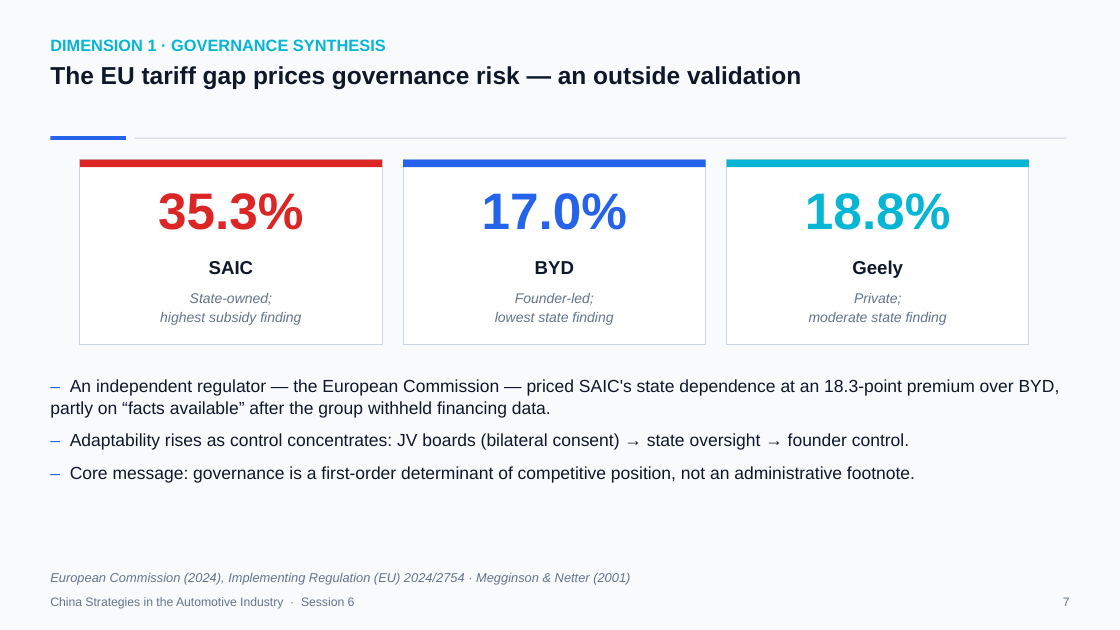
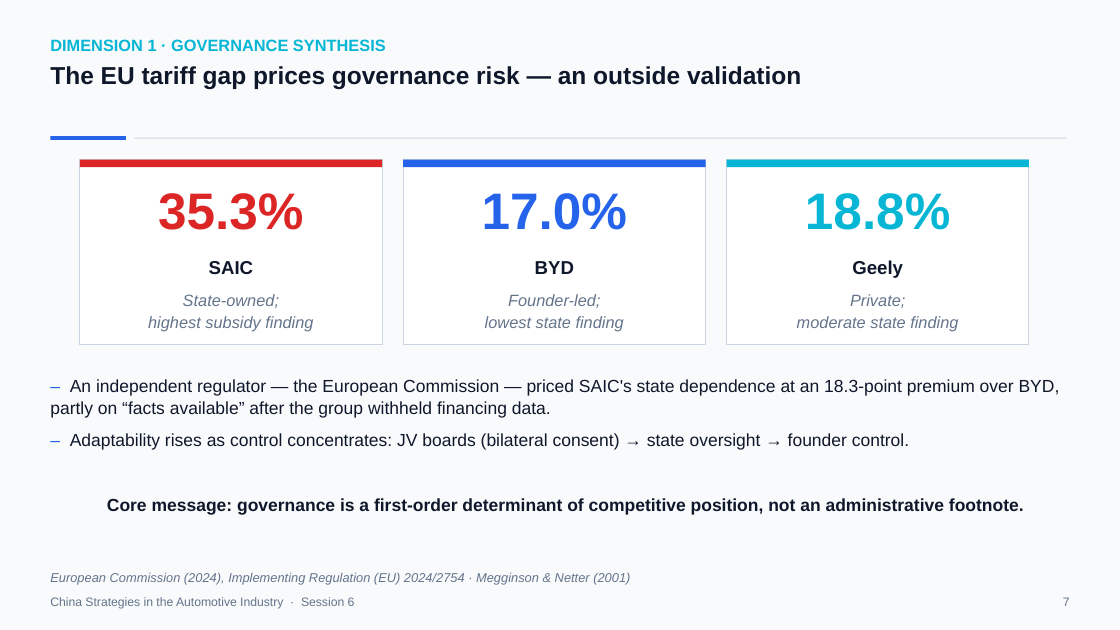
Before and after one commit to mickeymousehacker/CHINA-seminar-paper, a slide deck: slide 7 of research/presentation/China-Strategies-Presentation-FINAL.pptx. Drawn at 1120x630 pixels with LibreOffice and Linux fonts; fonts in the diff are those of the drawing. Boxes give left, top, right and bottom in pixels: in the first picture for what was removed or moved away, otherwise in the second. Text is boxed around its words. In the diff, an @@ line names an element or a change of style, - is before the commit and + after.

```diff
--- a/research/presentation/China-Strategies-Presentation-FINAL.pptx
+++ b/research/presentation/China-Strategies-Presentation-FINAL.pptx
@@ size 12 to 14 pt in 3 elements at [148, 294, 313, 331], [485, 294, 624, 331], [797, 294, 958, 331] @@
@@ text at [107, 498, 1024, 515]: text changed; bold on @@
-– Core message: governance is a first-order determinant of competitive position, not an administrative footnote.
+Core message: governance is a first-order determinant of competitive position, not an administrative footnote.
```
Also in this commit, not shown: 19 other slides changed.
